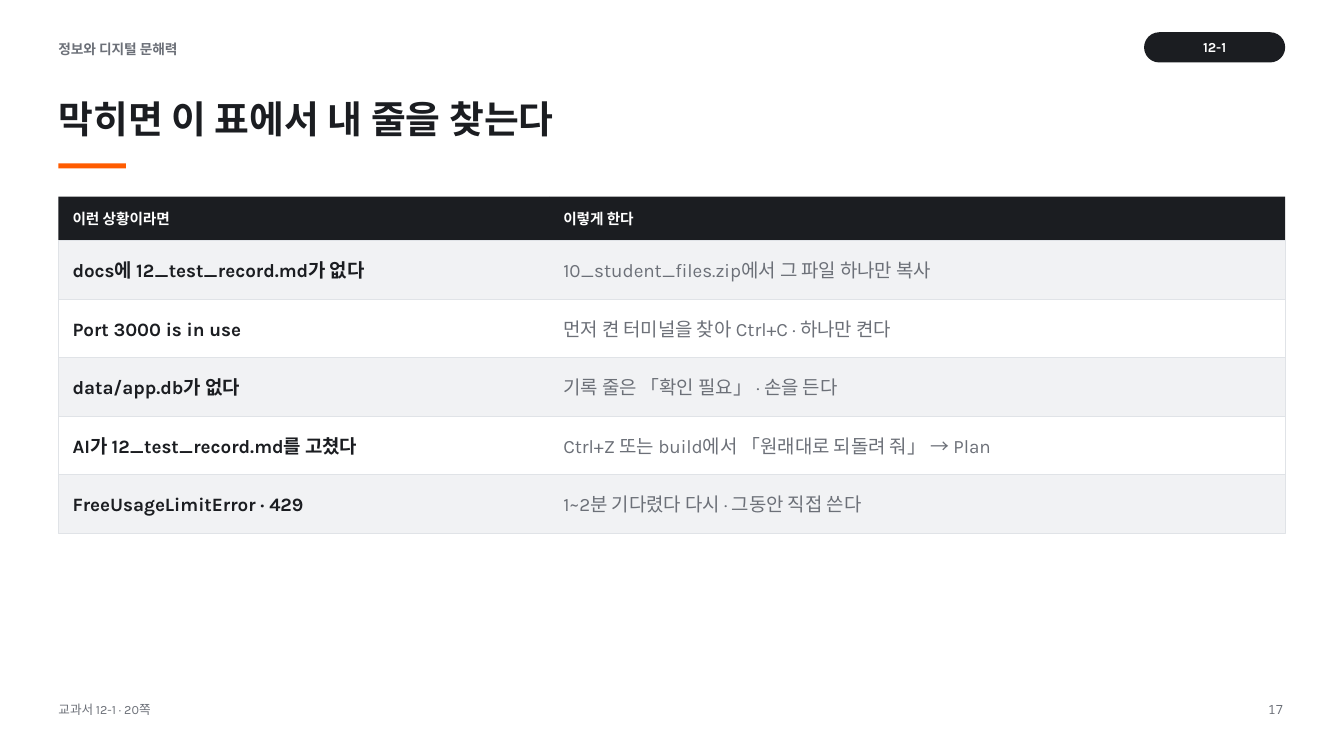
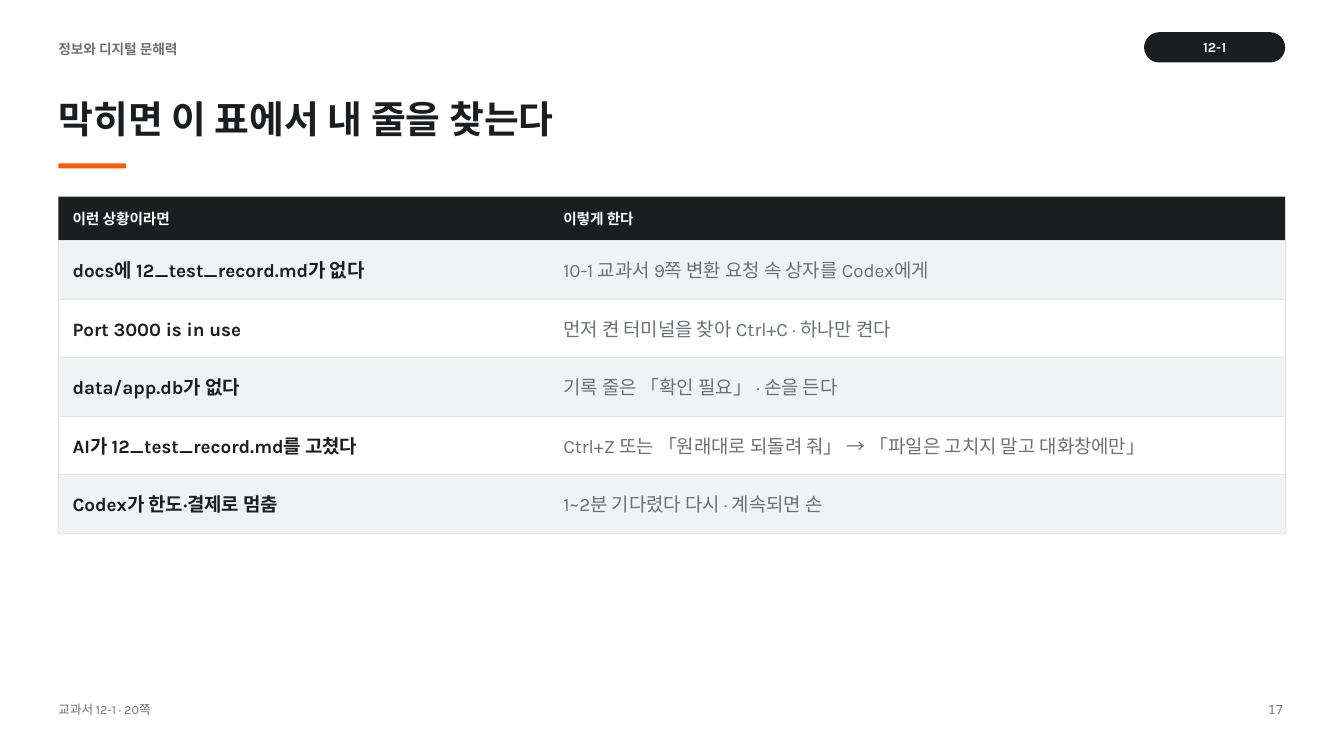
Before and after one commit to vcl-korea/2026-2nd-semester__jdh, a slide deck: slide 17 of 12/ppt/12-1_사용자_흐름으로_서비스_테스트하기.pptx. Drawn at 1344x756 pixels with LibreOffice and Linux fonts; fonts in the diff are those of the drawing. Boxes give left, top, right and bottom in pixels: in the first picture for what was removed or moved away, otherwise in the second. Text is boxed around its words. In the diff, an @@ line names an element or a change of style, - is before the commit and + after.

```diff
--- a/12/ppt/12-1_사용자_흐름으로_서비스_테스트하기.pptx
+++ b/12/ppt/12-1_사용자_흐름으로_서비스_테스트하기.pptx
@@ text at (563, 261, 929, 279): text changed @@
-10_student_files.zip에서 그 파일 하나만 복사
+10-1 교과서 9쪽 변환 요청 속 상자를 Codex에게
@@ text at (563, 437, 1145, 455): text changed @@
-Ctrl+Z 또는 build에서 「원래대로 되돌려 줘」 → Plan
+Ctrl+Z 또는 「원래대로 되돌려 줘」 → 「파일은 고치지 말고 대화창에만」
@@ text at (73, 495, 278, 513): text changed @@
-FreeUsageLimitError · 429
+Codex가 한도·결제로 멈춤
@@ text at (563, 495, 822, 513): text changed @@
-1~2분 기다렸다 다시 · 그동안 직접 쓴다
+1~2분 기다렸다 다시 · 계속되면 손
```
Also in this commit, not shown: 13 other slides changed, 57 other files.
